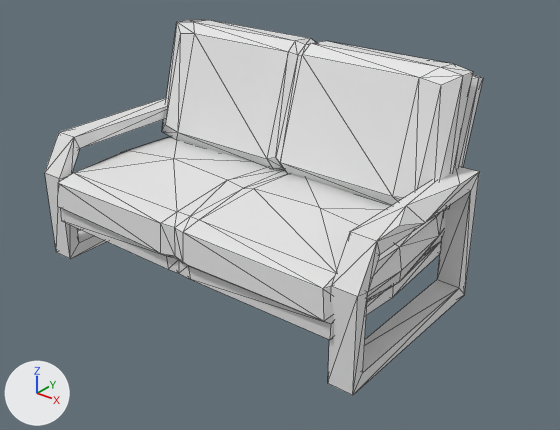
Two versions of the glTF model SM_Prop_Couch_01.glb, one commit apart.
Rendered twice from a 50 mm lens placed at (218.0, -254.0, 191.0), pointed at (15.0, 0.0, 34.0). Every picture has the same lights, and +X, +Y and +Z are marked at lower left. The first picture is the older version. Mesh edges are drawn as thin lines. Where no turn or scale is listed for an object, it has been applied to the vertices. Vertices at exactly the same position are counted once.

Names of what the first picture shows: 'SM_Prop_Couch_01'.
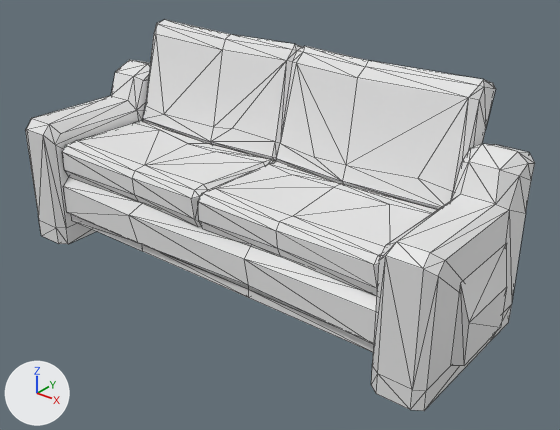
What differs and where, as boxes [x1, y1, x2, y2] in the pictures (560 x 430 px):
'SM_Prop_Couch_01', reshaped (16% wider)
    before: [45, 20, 483, 395]
    after: [25, 20, 535, 411]
part 1 of me_sm_prop_couch_01, rebuilt
    before: [57, 136, 445, 340]
    after: [63, 177, 377, 352]
part 2 of me_sm_prop_couch_01, rebuilt (35% wider, 44% taller)
    before: [162, 20, 483, 212]
    after: [62, 20, 495, 296]
part 3 of me_sm_prop_couch_01, added
    after: [25, 60, 150, 244]
part 4 of me_sm_prop_couch_01, added
    after: [371, 144, 535, 411]
part 5 of me_sm_prop_couch_01, reshaped
    before: [45, 98, 479, 395]
    after: [451, 243, 507, 366]

Patch to the scene script:
```diff
--- a/SM_Prop_Couch_01.glb.py
+++ b/SM_Prop_Couch_01.glb.py
@@ me_sm_prop_couch_01 @@
 # used by ob_sm_prop_couch_01; location = (0.0, 0.0, 0.0)
-me_sm_prop_couch_01.from_pydata(...)  # 193 vertices, 378 faces; spans x -91.0..91.0, y -56.0..56.0, z 0.0..106.0
+me_sm_prop_couch_01.from_pydata(...)  # 314 vertices, 549 faces; spans x -121.0..121.0, y -45.0..45.0, z 0.0..105.0
+# me_sm_prop_couch_01 part 1: the loose piece of 77 vertices spanning x -86.0..85.0, y -56.0..39.0, z 20.0..50.0 is rebuilt with 44 vertices and now spans x -94.0..94.0, y -40.0..32.0, z 3.0..56.0
+# me_sm_prop_couch_01 part 2: the loose piece of 72 vertices spanning x -83.0..83.0, y 13.0..56.0, z 41.0..106.0 is rebuilt with 146 vertices and now spans x -94.0..94.0, y -39.0..45.0, z 37.0..105.0
+# me_sm_prop_couch_01 part 3: a new loose piece of 54 vertices spanning x -117.0..-94.0, y -45.0..41.0, z 0.0..81.0
+# me_sm_prop_couch_01 part 4: a new loose piece of 54 vertices spanning x 94.0..117.0, y -45.0..41.0, z 0.0..81.0
+# me_sm_prop_couch_01 part 5
+# 44 vertices are removed from x -91.0..91.0, y -51.0..42.0, z 0.0..62.0
+# 88 faces are deleted
+# 16 vertices are added at x -121.0..121.0, y -23.0..17.0, z 9.0..46.0
+# 20 new faces join them
```
